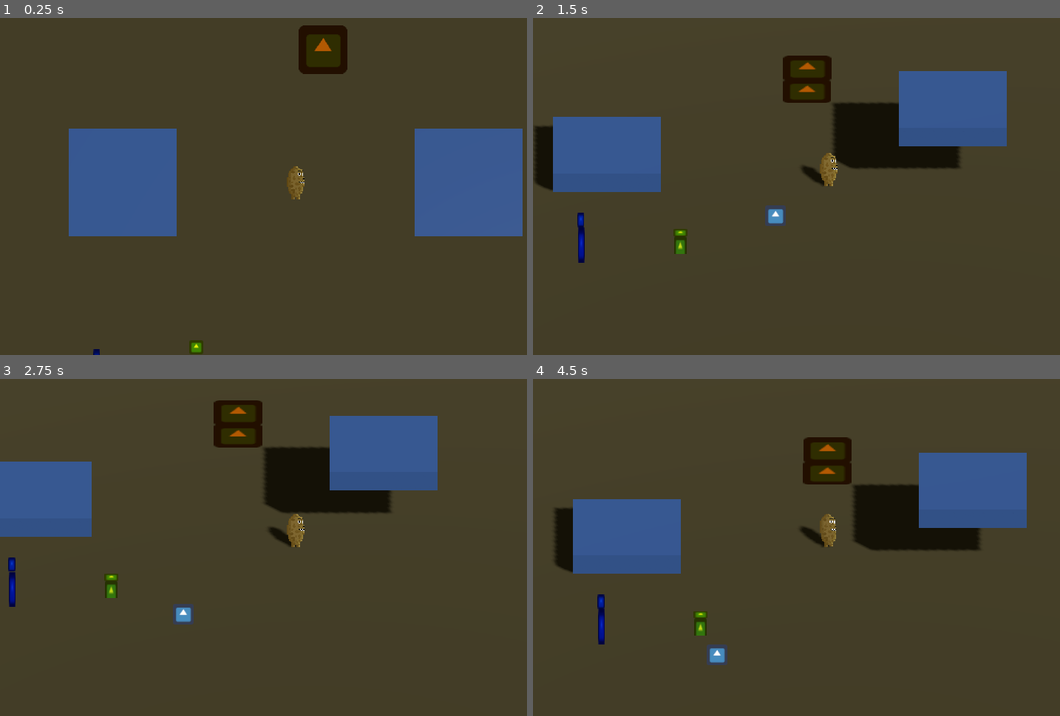
Above: before the commit, frames 1-4 (two rows, left to right).
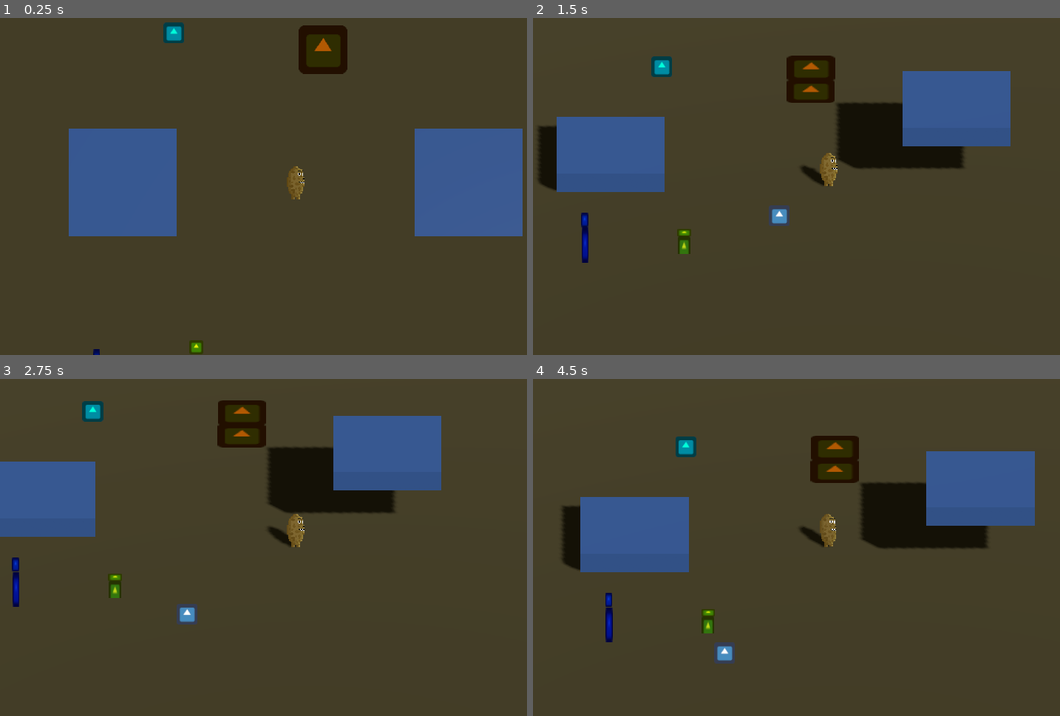
Above: after the commit, the same moments.

Repository: BVenturaDev/BrokenReality
Game: Godot game, scene res://scenes/levels/TestLevel.tscn
Same seed, same stepped clock (60 frames per second), same inputs: the game is played once before the commit and once after it. The engine's default icon, where the game draws it, is replaced by a stand-in: a white triangle on a blue panel in a dark square.
Inputs (mouse positions are in pixels of both pictures, inside the frame that each line leads up to):
- Up to frame 1 (0.25 s): no input
- Up to frame 2 (1.5 s): tap Enter (ui_accept) at 0.5 s; move the mouse to (959, 166) at 0.52 s; hold D (move_right) 0.53-1.28 s; click (959, 166) at 0.6 s; tap Space (jump) at 0.77 s; move the mouse to (712, 199) at 1.27 s; hold S (move_down) from 1.28 s (still down); right-click (712, 199) at 1.35 s
- Up to frame 3 (2.75 s): tap Space (jump) at 1.52 s; move the mouse to (353, 466) at 2.02 s; release S (move_down) at 2.03 s; hold D (move_right) from 2.03 s (still down); click (353, 466) at 2.1 s
- Up to frame 4 (4.5 s): move the mouse to (796, 611) at 2.77 s; release D (move_right) at 2.78 s; hold W (move_up) 2.78-3.53 s; right-click (796, 611) at 2.85 s; tap Space (jump) at 3.02, 3.77 s; move the mouse to (1007, 594) at 3.52 s; hold A (move_left) from 3.53 s (still down); click (1007, 594) at 3.6 s; move the mouse to (648, 490) at 4.27 s; right-click (648, 490) at 4.35 s

The runs differ from the first frame. In frame 1, 0.2% of the frame differs, in the area x 30-35%, y 1-8%; in frame 2, 2.1%; in frame 3, 1.8%; in frame 4, 4.6%, in the area x 4-96%, y 16-85%.

Commit message:
Added Mirror

Diff:
--- a/project.godot
+++ b/project.godot
@@ -28,34 +28,34 @@
 
 ui_accept={
 "deadzone": 0.5,
-"events": [ Object(InputEventKey,"resource_local_to_scene":false,"resource_name":"","device":0,"alt":false,"shift":false,"control":false,"meta":false,"command":false,"pressed":false,"scancode":16777221,"physical_scancode":0,"unicode":0,"echo":false,"script":null)
-, Object(InputEventKey,"resource_local_to_scene":false,"resource_name":"","device":0,"alt":false,"shift":false,"control":false,"meta":false,"command":false,"pressed":false,"scancode":16777222,"physical_scancode":0,"unicode":0,"echo":false,"script":null)
+"events": [ Object(InputEventKey,"resource_local_to_scene":false,"resource_name":"","device":0,"alt":false,"shift":false,"control":false,"meta":false,"command":false,"pressed":false,"scancode":16777221,"unicode":0,"echo":false,"script":null)
+, Object(InputEventKey,"resource_local_to_scene":false,"resource_name":"","device":0,"alt":false,"shift":false,"control":false,"meta":false,"command":false,"pressed":false,"scancode":16777222,"unicode":0,"echo":false,"script":null)
 , Object(InputEventJoypadButton,"resource_local_to_scene":false,"resource_name":"","device":0,"button_index":0,"pressure":0.0,"pressed":false,"script":null)
  ]
 }
 move_left={
 "deadzone": 0.5,
-"events": [ Object(InputEventKey,"resource_local_to_scene":false,"resource_name":"","device":0,"alt":false,"shift":false,"control":false,"meta":false,"command":false,"pressed":false,"scancode":65,"physical_scancode":0,"unicode":0,"echo":false,"script":null)
+"events": [ Object(InputEventKey,"resource_local_to_scene":false,"resource_name":"","device":0,"alt":false,"shift":false,"control":false,"meta":false,"command":false,"pressed":false,"scancode":65,"unicode":0,"echo":false,"script":null)
  ]
 }
 move_right={
 "deadzone": 0.5,
-"events": [ Object(InputEventKey,"resource_local_to_scene":false,"resource_name":"","device":0,"alt":false,"shift":false,"control":false,"meta":false,"command":false,"pressed":false,"scancode":68,"physical_scancode":0,"unicode":0,"echo":false,"script":null)
+"events": [ Object(InputEventKey,"resource_local_to_scene":false,"resource_name":"","device":0,"alt":false,"shift":false,"control":false,"meta":false,"command":false,"pressed":false,"scancode":68,"unicode":0,"echo":false,"script":null)
  ]
 }
 move_up={
 "deadzone": 0.5,
-"events": [ Object(InputEventKey,"resource_local_to_scene":false,"resource_name":"","device":0,"alt":false,"shift":false,"control":false,"meta":false,"command":false,"pressed":false,"scancode":87,"physical_scancode":0,"unicode":0,"echo":false,"script":null)
+"events": [ Object(InputEventKey,"resource_local_to_scene":false,"resource_name":"","device":0,"alt":false,"shift":false,"control":false,"meta":false,"command":false,"pressed":false,"scancode":87,"unicode":0,"echo":false,"script":null)
  ]
 }
 move_down={
 "deadzone": 0.5,
-"events": [ Object(InputEventKey,"resource_local_to_scene":false,"resource_name":"","device":0,"alt":false,"shift":false,"control":false,"meta":false,"command":false,"pressed":false,"scancode":83,"physical_scancode":0,"unicode":0,"echo":false,"script":null)
+"events": [ Object(InputEventKey,"resource_local_to_scene":false,"resource_name":"","device":0,"alt":false,"shift":false,"control":false,"meta":false,"command":false,"pressed":false,"scancode":83,"unicode":0,"echo":false,"script":null)
  ]
 }
 jump={
 "deadzone": 0.5,
-"events": [ Object(InputEventKey,"resource_local_to_scene":false,"resource_name":"","device":0,"alt":false,"shift":false,"control":false,"meta":false,"command":false,"pressed":false,"scancode":32,"physical_scancode":0,"unicode":0,"echo":false,"script":null)
+"events": [ Object(InputEventKey,"resource_local_to_scene":false,"resource_name":"","device":0,"alt":false,"shift":false,"control":false,"meta":false,"command":false,"pressed":false,"scancode":32,"unicode":0,"echo":false,"script":null)
  ]
 }
 left_click={
@@ -70,7 +70,7 @@
 }
 q={
 "deadzone": 0.5,
-"events": [ Object(InputEventKey,"resource_local_to_scene":false,"resource_name":"","device":0,"alt":false,"shift":false,"control":false,"meta":false,"command":false,"pressed":false,"scancode":81,"physical_scancode":0,"unicode":0,"echo":false,"script":null)
+"events": [ Object(InputEventKey,"resource_local_to_scene":false,"resource_name":"","device":0,"alt":false,"shift":false,"control":false,"meta":false,"command":false,"pressed":false,"scancode":81,"unicode":0,"echo":false,"script":null)
  ]
 }
 
--- a/scenes/entities/Enemy.tscn
+++ b/scenes/entities/Enemy.tscn
@@ -16,5 +16,5 @@
 transform = Transform( 3, 0, 0, 0, -1.31134e-07, 3, 0, -3, -1.31134e-07, 0, 1, 0 )
 texture = ExtResource( 1 )
 
-[node name="CameraRotatorSM" type="Node" parent="."]
+[node name="WorldModeSM" type="Node" parent="."]
 script = ExtResource( 3 )
--- /dev/null
+++ b/scenes/entities/Mirror.tscn
@@ -0,0 +1,34 @@
+[gd_scene load_steps=6 format=2]
+
+[ext_resource path="res://icon.png" type="Texture" id=1]
+[ext_resource path="res://src/entities/Mirror.gd" type="Script" id=2]
+[ext_resource path="res://src/entities/WorldModeSM.gd" type="Script" id=3]
+
+[sub_resource type="BoxShape" id=1]
+
+[sub_resource type="BoxShape" id=2]
+extents = Vector3( 0.471683, 0.649582, 0.553397 )
+
+[node name="Mirror" type="StaticBody"]
+script = ExtResource( 2 )
+
+[node name="CollisionShape" type="CollisionShape" parent="."]
+shape = SubResource( 1 )
+
+[node name="Sprite3D" type="Sprite3D" parent="."]
+transform = Transform( 3, 0, 0, 0, -1.31134e-07, 1, 0, -3, -4.37114e-08, 0, 0.997496, 0 )
+modulate = Color( 0, 1, 0.858824, 1 )
+texture = ExtResource( 1 )
+
+[node name="WorldModeSM" type="Node" parent="."]
+script = ExtResource( 3 )
+
+[node name="HitBox" type="Area" parent="."]
+transform = Transform( 1, 0, 0, 0, 1, 0, 0, 0, 1, 0, 0, 1.06444 )
+
+[node name="CollisionShape" type="CollisionShape" parent="HitBox"]
+shape = SubResource( 2 )
+
+[node name="Timer" type="Timer" parent="."]
+wait_time = 5.0
+one_shot = true
--- a/scenes/entities/Player.tscn
+++ b/scenes/entities/Player.tscn
@@ -64,7 +64,7 @@
 [node name="PlayerActionSM" type="Node" parent="."]
 script = ExtResource( 3 )
 
-[node name="CameraRotatorSM" type="Node" parent="."]
+[node name="WorldModeSM" type="Node" parent="."]
 script = ExtResource( 4 )
 
 [node name="HitBox" type="Area" parent="."]
--- a/scenes/levels/TestLevel.tscn
+++ b/scenes/levels/TestLevel.tscn
@@ -1,10 +1,11 @@
-[gd_scene load_steps=13 format=2]
+[gd_scene load_steps=14 format=2]
 
 [ext_resource path="res://scenes/entities/Player.tscn" type="PackedScene" id=1]
 [ext_resource path="res://Env.tres" type="Environment" id=2]
 [ext_resource path="res://scenes/entities/MovableBox.tscn" type="PackedScene" id=3]
 [ext_resource path="res://scenes/entities/Enemy.tscn" type="PackedScene" id=4]
 [ext_resource path="res://scenes/entities/Bell.tscn" type="PackedScene" id=5]
+[ext_resource path="res://scenes/entities/Mirror.tscn" type="PackedScene" id=6]
 
 [sub_resource type="BoxShape" id=1]
 extents = Vector3( 100, 0.5, 100 )
@@ -89,3 +90,6 @@
 rotation_mode = 0
 
 [node name="Enemy" parent="Path/PathFollow" instance=ExtResource( 4 )]
+
+[node name="Mirror" parent="." instance=ExtResource( 6 )]
+transform = Transform( 1, 0, 0, 0, 1, 0, 0, 0, 1, -11.2701, 1.00476, -13.8516 )
--- /dev/null
+++ b/src/entities/Mirror.gd
@@ -0,0 +1,22 @@
+extends StaticBody
+
+signal entered
+
+var rotation_angle = 45
+var has_player := false
+
+onready var player = get_parent().get_node("Player")
+onready var sprite = $Sprite3D
+onready var hitbox = $HitBox
+
+
+func _ready() -> void:
+	add_to_group("mirrors")
+
+func _process(delta: float) -> void:
+	if has_player == false:
+		if player in hitbox.get_overlapping_bodies():
+			emit_signal("entered")
+			has_player = true
+			yield(get_tree().create_timer(5), "timeout")
+			has_player = false
--- a/src/entities/Player.gd
+++ b/src/entities/Player.gd
@@ -10,7 +10,7 @@
 var rotation_angle = 45
 var jump_height = 20
 var bullet : PackedScene = preload("res://scenes/entities/Bullet.tscn")
-var shoot_recoil = 0.35
+var shoot_recoil = 0.0
 var aim_lenght = 8
 var max_sanity = 100
 var sanity : float = max_sanity
@@ -28,6 +28,12 @@
 onready var vp : Viewport = get_viewport()
 onready var vp_size : Vector2 = get_viewport().size
 onready var vp_slope : float = vp_size.y/vp_size.x
+onready var mirror = get_parent().get_node("Mirror")
+onready var sm = $WorldModeSM
+
+func _ready() -> void:
+	add_to_group("player")
+	mirror.connect("entered", self, "_on_mirror_entered")
 
 
 func _movement(delta) -> void:
@@ -103,3 +109,10 @@
 		if distance < enemy_sanity_distance_trigger:
 			distance = clamp(distance, 1, enemy_sanity_distance_trigger)
 			sanity += - enemy_sanity_drop_rate * delta * 1/distance
+
+func _on_mirror_entered() -> void:
+	match sm.state:
+		sm.states.normal:
+			sm.state = sm.states.inverted
+		sm.states.inverted:
+			sm.state = sm.states.normal
--- a/src/entities/WorldModeSM.gd
+++ b/src/entities/WorldModeSM.gd
@@ -1,10 +1,6 @@
 extends StateMachine
 
-# The way of checking if parent == Player is horrible to look at, but it works. Feel free to change it if
-# you can think of anything else.
-# we could also have a different state machine for the non-player stuff, that needs to have their
-# sprites rotated, but it would be repeated code, i kinda dont like it.
-
+onready var player = get_tree().current_scene.find_node("Player").get_node("WorldModeSM")
 
 func _ready() -> void:
 	add_state("normal")
@@ -12,7 +8,7 @@
 	call_deferred("set_state", states.normal)
 
 func _state_logic(delta):
-	if parent.has_method("_movement"):
+	if parent.is_in_group("player"):
 		parent.sanity = clamp(parent.sanity, 0, parent.max_sanity)
 		parent.sprite.modulate.a = parent.sanity/parent.max_sanity
 		parent._enemy_sanity_drain(delta)
@@ -24,9 +20,13 @@
 func _get_transition(delta):
 	match state:
 		states.normal:
+			if player.state == states.inverted:
+				return states.inverted
 			if Input.is_action_just_pressed("ui_accept"):
 				return states.inverted
 		states.inverted:
+			if player.state == states.normal:
+				return states.normal
 			if Input.is_action_just_pressed("ui_accept"):
 				return states.normal
 	return null
@@ -35,7 +35,7 @@
 	match new_state:
 		states.inverted:
 			parent.sprite.rotate_x(parent.rotation_angle)
-			if parent.has_method("_movement"):
+			if parent.is_in_group("player"):
 				parent.camera_rotator.rotate_x(parent.rotation_angle)
 				parent.light.shadow_enabled = true
 
@@ -43,6 +43,6 @@
 	match old_state:
 		states.inverted:
 			parent.sprite.rotate_x(-parent.rotation_angle)
-			if parent.has_method("_movement"):
+			if parent.is_in_group("player"):
 				parent.light.shadow_enabled = false
 				parent.camera_rotator.rotate_x(-parent.rotation_angle)
Not shown, changed: assets/models/hallway_crossing/hallway_crossing.obj.import
